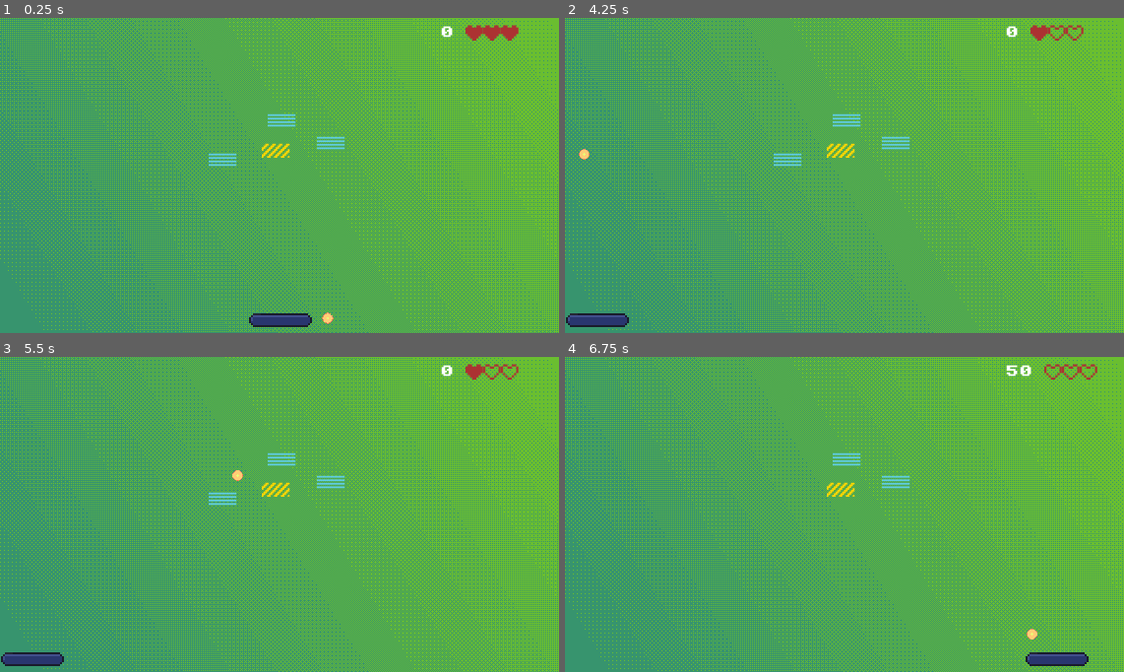
Above: before the commit, frames 1-4 (two rows, left to right).
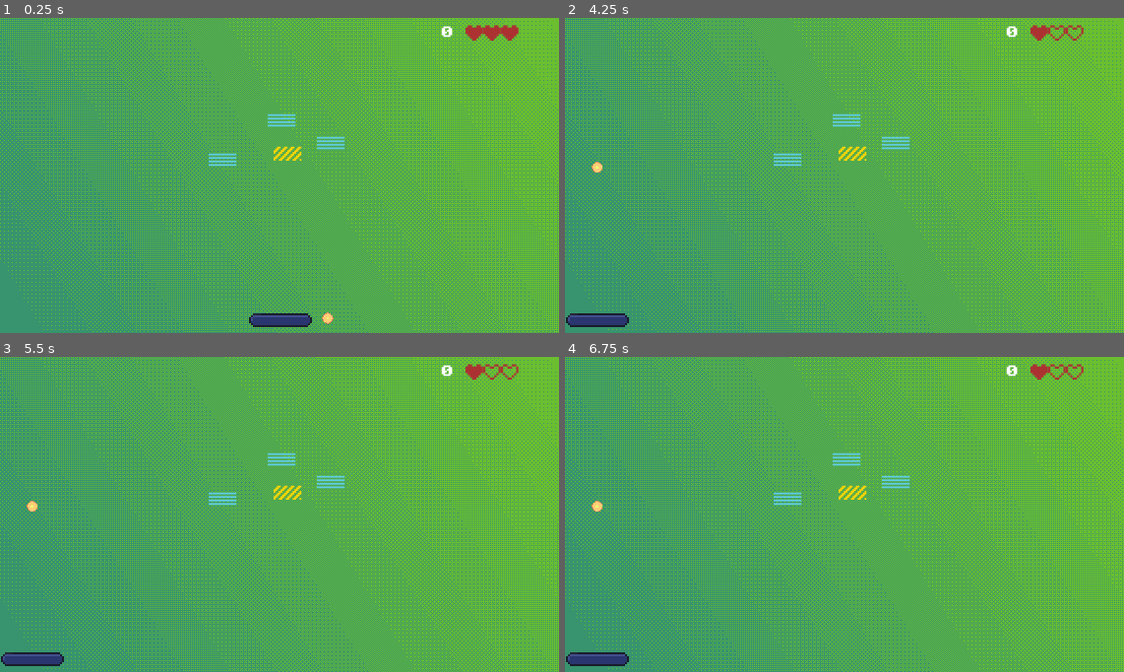
Above: after the commit, the same moments.

Repository: SaraVieira/breakout-breaking-out
Game: Godot game, scene res://level.tscn
Same seed, same stepped clock (60 frames per second), same inputs: the game is played once before the commit and once after it.
Inputs:
- Up to frame 1 (0.25 s): no input
- Up to frame 2 (4.25 s): hold D (right) 0.53-1.28 s; hold Shift (shift) 0.53-1.28 s; hold Left (left) 1.28-2.03 s; tap Shift (shift) at 1.35, 2.85 s; hold Shift (shift) 2.03-2.78 s; hold D (right) 2.03-3.53 s; hold Left (left) from 3.53 s (still down); hold Shift (shift) from 3.53 s (still down); tap Escape (pause, bound only after the commit) at 4.15 s
- Up to frame 3 (5.5 s): keep holding Left (left); release Shift (shift) at 4.28 s; tap Shift (shift) at 4.35 s; tap Enter at 5 s; hold Shift (shift) from 5.03 s (still down)
- Up to frame 4 (6.75 s): release Left (left) at 5.78 s; release Shift (shift) at 5.78 s; hold D (right) from 5.78 s (still down); tap Shift (shift) at 5.85 s; hold Shift (shift) from 6.53 s (still down)

The runs differ from the first frame. In frame 1, 0.2% of the frame differs, in the area x 46-55%, y 39-46%; in frame 2, 0.3%; in frame 3, 0.3%; in frame 4, 1.9%, in the area x 0-96%, y 2-99%.

Commit message:
i can pause the game now

Diff:
--- a/ball/ball.gd
+++ b/ball/ball.gd
@@ -9,7 +9,7 @@
 	velocity = Vector2(SPEED * -1, SPEED)
 
 func _physics_process(delta: float) -> void:
-	if is_active:
+	if is_active and not GameState.paused:
 		var collision = move_and_collide(velocity * delta)
 		if collision:
 			velocity = velocity.bounce(collision.get_normal())
--- a/blocks/block.gd
+++ b/blocks/block.gd
@@ -62,7 +62,11 @@
 
 # Called every frame. 'delta' is the elapsed time since the previous frame.
 func _process(delta: float) -> void:
-	pass
+	var blocks_in_scene = get_tree().get_nodes_in_group("brick")
+
+	var gold_blocks = blocks_in_scene.filter(func(b): return b.block_type == BlockType.GOLD)
+	if blocks_in_scene.size() - gold_blocks.size() == 0:
+		GameState.win_level()
 
 
 func hit(body: Node2D) -> void:
@@ -76,8 +80,3 @@
 		else:
 			queue_free()
 			GameState.add_score(blocks[block_type]["points"])
-
-		var blocks_in_scene = get_tree().get_nodes_in_group("brick")
-		var gold_blocks = blocks_in_scene.filter(func(b): return b.block_type == BlockType.GOLD)
-		if gold_blocks.size() == 0:
-			GameState.win_game()
--- a/level.tscn
+++ b/level.tscn
@@ -70,6 +70,6 @@
 [node name="Block12" parent="GridContainer" unique_id=2141928201 instance=ExtResource("4_f2txt")]
 position = Vector2(50, -34)
 
-[node name="Block" parent="." unique_id=1551541139 instance=ExtResource("4_f2txt")]
-position = Vector2(-6, -27)
+[node name="Block2" parent="GridContainer" unique_id=1551541139 instance=ExtResource("4_f2txt")]
+position = Vector2(6, -24)
 block_type = 0
--- a/paddle/paddle.gd
+++ b/paddle/paddle.gd
@@ -5,6 +5,9 @@
 
 
 func _physics_process(delta: float) -> void:
+	if GameState.paused:
+		return
+
 	var direction := Input.get_axis("left", "right")
 	var is_shift_pressed := Input.is_action_pressed("shift")
 	var window_size := get_viewport_rect().size
--- a/project.godot
+++ b/project.godot
@@ -79,6 +79,11 @@
 "events": [Object(InputEventKey,"resource_local_to_scene":false,"resource_name":"","device":-1,"window_id":0,"alt_press …(195 unchanged characters)…
 ]
 }
+pause={
+"deadzone": 0.2,
+"events": [Object(InputEventKey,"resource_local_to_scene":false,"resource_name":"","device":-1,"window_id":0,"alt_pressed":false,"shift_pressed":false,"ctrl_pressed":false,"meta_pressed":false,"pressed":false,"keycode":0,"physical_keycode":4194305,"key_label":0,"unicode":0,"location":0,"echo":false,"script":null)
+]
+}
 
 [physics]
 
--- a/scripts/state.gd
+++ b/scripts/state.gd
@@ -4,15 +4,30 @@
 var level: int = 1
 var lives: int = 3
 var is_game_over: bool = false
-var is_game_won: bool = false
+var is_level_won: bool = false
+var is_showing_powerup: bool = false
+var paused: bool = false
 
+func _process(delta: float) -> void:
+	if Input.is_action_just_pressed("pause"):
+		if paused:
+			resume_game()
+		else:
+			pause_game()
+
+func pause_game() -> void:
+	paused = true
+
+func resume_game() -> void:
+	paused = false
 
 func reset() -> void:
 	score = 0
 	level = 1
 	lives = 3
 	is_game_over = false
-	is_game_won = false
+	is_level_won = false
+	is_showing_powerup = false
 
 func add_score(points: int) -> void:
 	score += points
@@ -23,6 +38,7 @@
 	else:
 		lives -= 1
 
-func win_game() -> void:
+func win_level() -> void:
 	print("Game won!")
-	is_game_won = true
+	is_level_won = true
+	is_showing_powerup = true
